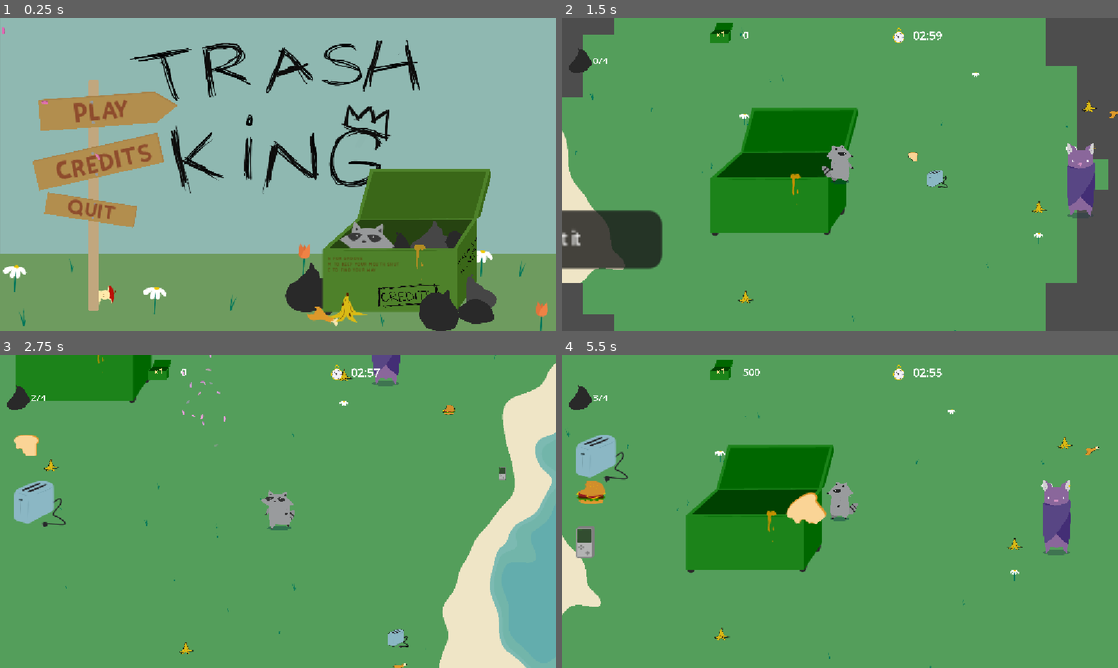
Above: before the commit, frames 1-4 (two rows, left to right).
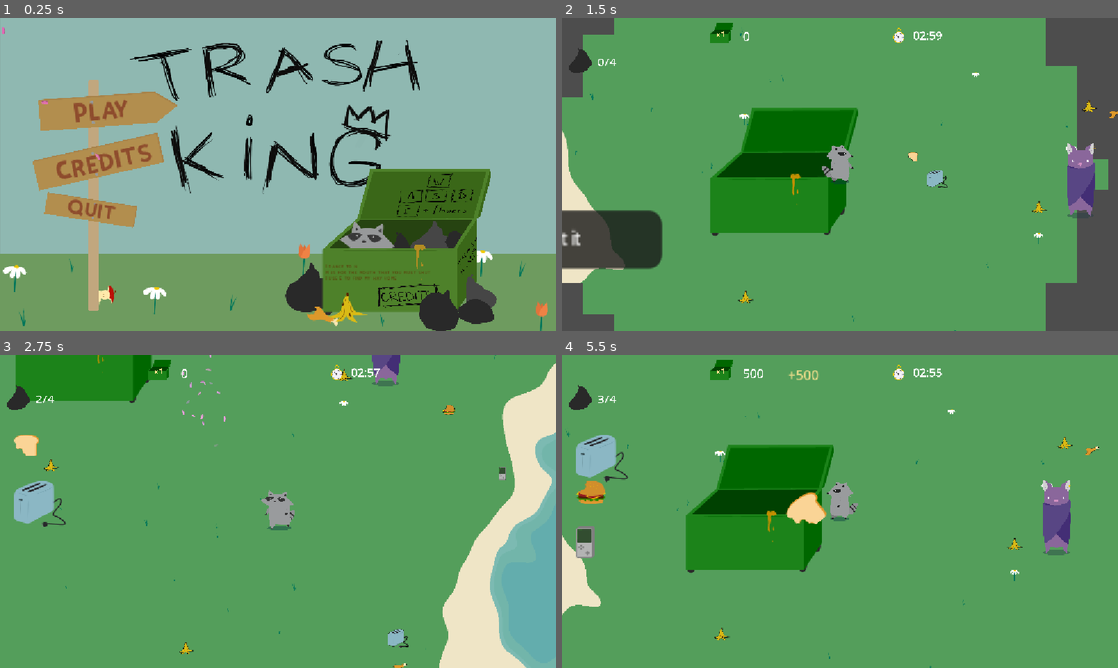
Above: after the commit, the same moments.

Repository: Lu-ni/upsi-jam-6
Game: Godot game, scene res://scenes/MainMenu.tscn
Two runs of this game, one before a commit and one after it. Both use one fixed random seed, a clock stepped at 60 frames per second and the inputs below. The engine's default icon, where the game draws it, is replaced by a stand-in: a white triangle on a blue panel in a dark square. Sound files missing from this copy of the repository are replaced by a short silence.
Inputs (mouse positions are in pixels of both pictures, inside the frame that each line leads up to):
- Up to frame 1 (0.25 s): no input
- Up to frame 2 (1.5 s): click "Play" at 0.5 s; tap Enter at 1.25 s; move the mouse to (962, 158) at 1.27 s; hold D (ui_right) from 1.28 s (still down); tap N (next_track) at 1.35 s
- Up to frame 3 (2.75 s): tap Down (shop_buy) at 1.52, 2.27 s; move the mouse to (166, 527) at 2.02 s; release D (ui_right) at 2.03 s; hold S (ui_down) from 2.03 s (still down); tap E (petals) at 2.1 s
- Up to frame 4 (5.5 s): move the mouse to (895, 442) at 2.77 s; release S (ui_down) at 2.78 s; hold D (ui_right) 2.78-3.53 s; tap O at 2.85 s; move the mouse to (812, 574) at 3.52 s; hold W (ui_up) 3.53-4.28 s; tap P at 3.6 s; tap Down (shop_buy) at 3.77, 4.52, 5.27 s; move the mouse to (1006, 558) at 4.27 s; hold A (ui_left) from 4.28 s (still down); tap X at 4.35 s; move the mouse to (673, 464) at 5.02 s; tap R at 5.1 s

The runs differ from the first frame. In frame 1, 0.4% of the frame differs, in the area x 58-86%, y 49-84%; in frame 2, less than 0.1%; in frame 3, less than 0.1%; in frame 4, 0.2%.

Commit message:
Score+ display

Diff:
--- a/globals/Signals.gd
+++ b/globals/Signals.gd
@@ -5,6 +5,7 @@
 signal inventory_updated
 signal throw (item: Item)
 signal times_up
+signal gain_score(score: int)
 
 # Upgrade system
 signal upgrade_stat(stat: int, rarity: int)
--- a/scenes/HUD.tscn
+++ b/scenes/HUD.tscn
@@ -32,11 +32,11 @@
 texture = ExtResource("3_nysna")
 
 [node name="Label" type="Label" parent="Weight" unique_id=497785977]
-offset_left = 109.67743
-offset_top = -64.51614
-offset_right = 1159.6775
-offset_bottom = 61.483856
-theme_override_font_sizes/font_size = 92
+offset_left = 151.01123
+offset_top = -62.90544
+offset_right = 1201.0112
+offset_bottom = 92.09456
+theme_override_font_sizes/font_size = 113
 text = "0"
 
 [node name="Value" type="Sprite2D" parent="." unique_id=1959881150]
@@ -52,7 +52,7 @@
 offset_top = -68.75
 offset_right = 1312.5
 offset_bottom = 107.25
-theme_override_font_sizes/font_size = 129
+theme_override_font_sizes/font_size = 157
 text = "0"
 
 [node name="mult" type="Label" parent="Value" unique_id=1423932036]
@@ -62,6 +62,9 @@
 offset_bottom = 82.25
 theme_override_font_sizes/font_size = 110
 text = "x1"
+
+[node name="Node2D" type="Node2D" parent="Value" unique_id=515466466]
+position = Vector2(843.75, 6.25)
 
 [node name="Time" type="Sprite2D" parent="." unique_id=1727786038]
 position = Vector2(698.00006, 36)
--- a/scenes/MainMenu.tscn
+++ b/scenes/MainMenu.tscn
@@ -34,6 +34,7 @@
 [ext_resource type="Texture2D" uid="uid://b5ptlnxm6g88a" path="res://assets/particles/petal.png" id="28_os5dr"]
 [ext_resource type="Texture2D" uid="uid://c7kpyr7nc27hv" path="res://assets/sprites/items-and-more/banana-peal.svg" id="33_c3y1w"]
 [ext_resource type="Texture2D" uid="uid://b5lqxy5v15xuu" path="res://assets/sprites/items-and-more/apple.svg" id="34_krgl8"]
+[ext_resource type="Texture2D" uid="uid://24iy30pvigxp" path="res://assets/sprites/hud/tutorial.png" id="35_c3y1w"]
 
 [sub_resource type="StyleBoxFlat" id="StyleBoxFlat_7la6k"]
 content_margin_left = 4.0
@@ -352,13 +353,19 @@
 [node name="AudioStreamPlayer2D" type="AudioStreamPlayer2D" parent="." unique_id=1296543148]
 
 [node name="Info" type="Label" parent="." unique_id=854309725]
-offset_left = 679.0
-offset_top = 494.0
-offset_right = 810.0
-offset_bottom = 524.0
+offset_left = 674.0
+offset_top = 511.0
+offset_right = 892.0
+offset_bottom = 544.0
 theme_override_colors/font_color = Color(0.36194757, 0.1996446, 0.016974224, 0.5882353)
 theme_override_fonts/font = ExtResource("8_viowm")
 theme_override_font_sizes/font_size = 8
-text = "n for groove
-m to keep your mouth shut
-e to find your way"
+text = "I dance to n
+M is for the mouth that you must shut
+I use E to find my way home"
+
+[node name="Tutorial" type="Sprite2D" parent="." unique_id=846986566]
+position = Vector2(905, 369)
+scale = Vector2(0.216, 0.135)
+skew = 0.21293017
+texture = ExtResource("35_c3y1w")
--- a/scripts/heap_of_garbage.gd
+++ b/scripts/heap_of_garbage.gd
@@ -53,6 +53,7 @@
 
 	var sprite: Sprite2D = Sprite2D.new()
 	sprite.texture = PlayerInfo.inventory[0].texture
+	Signals.gain_score.emit(PlayerInfo.inventory[0].value * GameInfo.multiplier)
 	GameInfo.score += PlayerInfo.inventory[0].value * GameInfo.multiplier
 	sprite.scale = Vector2.ONE * 0.4
 
--- a/scripts/hud.gd
+++ b/scripts/hud.gd
@@ -8,6 +8,7 @@
 	Signals.throw.connect(on_item_change)
 	Signals.inventory_updated.connect(on_inventory_change)
 	Signals.MULT_UP.connect(on_inventory_change)
+	Signals.gain_score.connect(gain_score)
 	bin_frame.connect(display_bin_frame)
 
 func _process(delta: float) -> void:
@@ -73,3 +74,36 @@
 	clear_inventory_display()
 	display_inventory()
 	display_item_info()
+
+func gain_score(score: int):
+	var label := Label.new()
+	add_child(label)
+
+	# Text
+	label.text = "+" + str(score)
+	label.horizontal_alignment = HORIZONTAL_ALIGNMENT_CENTER
+
+	# Appearance
+	label.add_theme_font_size_override("font_size", 28)
+	var yellow = Color(1.0, 0.95, 0.6)
+	var red = Color(1.0, 0.15, 0.1)
+	var t = clamp(GameInfo.multiplier / 14.0, 0.0, 1.0)
+	label.modulate = yellow.lerp(red, t)
+
+	# Start position
+	label.global_position = $Value/Node2D.global_position
+
+	# Tween animation
+	var tween := create_tween()
+	tween.set_parallel(true)
+
+	# Float upward
+	tween.tween_property(label, "position:y", label.position.y - 40, 1.2)\
+		.set_trans(Tween.TRANS_SINE)\
+		.set_ease(Tween.EASE_OUT)
+
+	# Fade out
+	tween.tween_property(label, "modulate:a", 0.0, 1.2)
+
+	# Delete when finished
+	tween.chain().tween_callback(label.queue_free)
Not shown, added: assets/sprites/hud/tutorial.png.import
